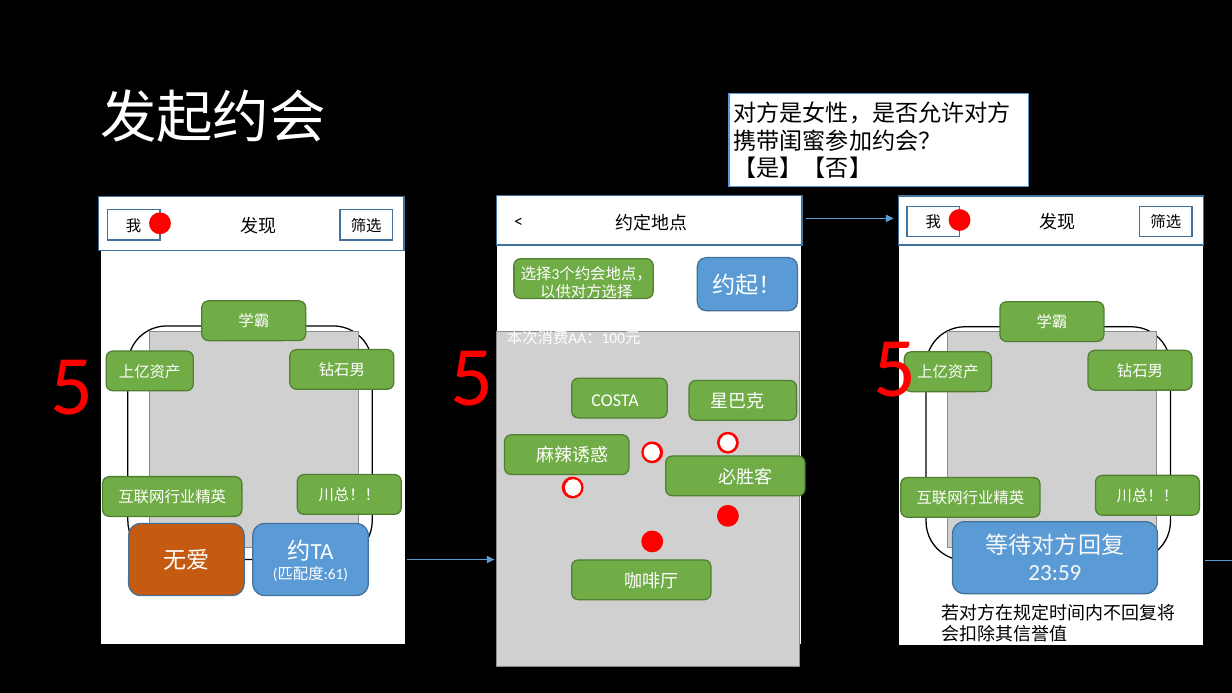
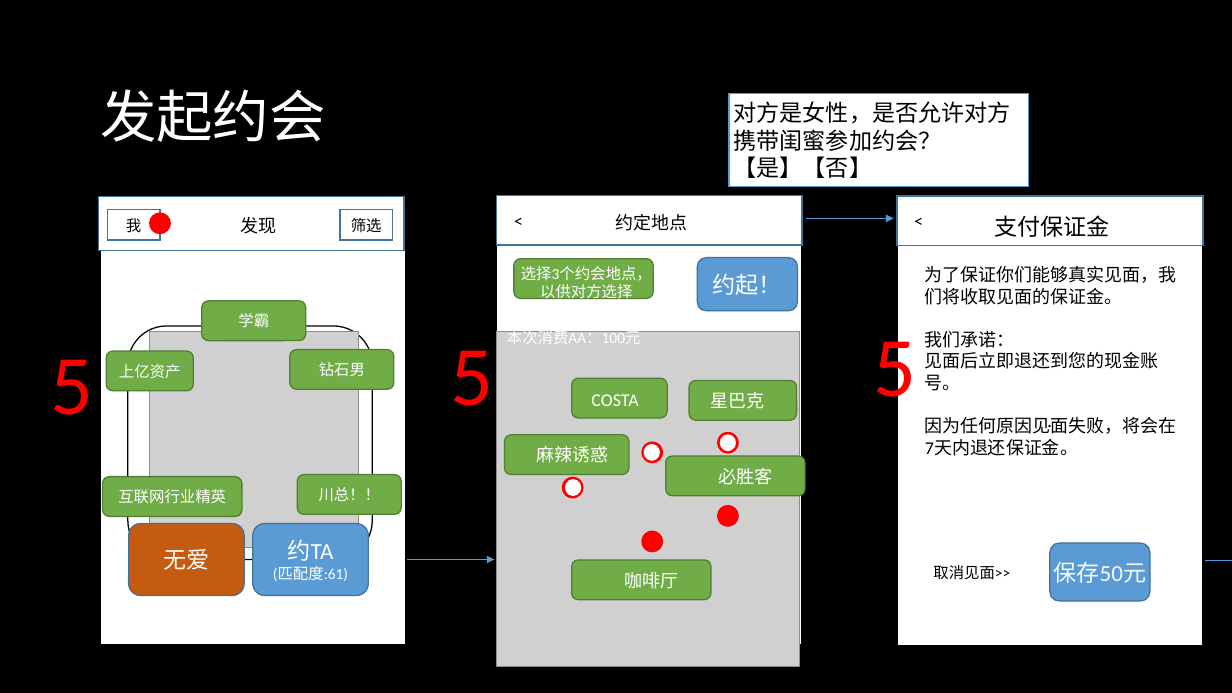
Before and after one commit to Flame-Team/FastOmiai, a slide deck: slide 17 of Docs/快.相亲.PRD.pptx. Drawn at 1232x693 pixels with LibreOffice and Linux fonts; fonts in the diff are those of the drawing; grey boxes stand for pictures; background and template pictures are left out. Boxes give left, top, right and bottom in pixels: in the first picture for what was removed or moved away, otherwise in the second. Text is boxed around its words. In the diff, an @@ line names an element or a change of style, - is before the commit and + after.

Commit message:
优化支付流程。

```diff
--- a/Docs/快.相亲.PRD.pptx
+++ b/Docs/快.相亲.PRD.pptx
@@ rectangle: place and size @@
-rectangle at (1140,206,1192,237)
+rectangle at (897,196,1203,246)
@@ rectangle added at (897,196,1203,645), fill #FFFFFF, outline #000000 1 pt @@
@@ rectangle removed at (908,206,960,237) @@
@@ text added at (910,205,932,237), 14 pt, text #000000 @@
+<
@@ freeform shape removed at (949,209,971,231) @@
@@ text removed at (926,214,941,229) @@
-我
@@ text added at (994,215,1109,237), 18 pt, text #000000 @@
+支付保证金
@@ text removed at (1040,213,1076,230) @@
-发现
@@ text removed at (1150,214,1181,229) @@
-筛选
@@ text added at (925,266,1177,456), 14 pt, text #000000 @@
+为了保证你们能够真实见面，我们将收取见面的保证金。
+我们承诺：
+见面后立即退还到您的现金账号。
+因为任何原因见面失败，将会在7天内退还保证金。
@@ rounded rectangle removed at (926,327,1171,561) @@
@@ rounded rectangle removed at (1000,302,1104,342) @@
@@ text removed at (1037,314,1068,328) @@
-学霸
@@ rounded rectangle removed at (905,352,992,392) @@
@@ picture removed at (947,332,1157,548) @@
@@ rounded rectangle removed at (1089,350,1193,390) @@
@@ text removed at (917,364,979,378) @@
-上亿资产
@@ text removed at (1117,363,1163,378) @@
-钻石男
@@ text added at (897,405,1203,436), 14 pt, text #000000 @@
+.
@@ text removed at (938,431,1160,457) @@
-王小川
@@ rounded rectangle removed at (901,478,1041,518) @@
@@ rounded rectangle removed at (1096,476,1201,516) @@
@@ text removed at (917,490,1025,504) @@
-互联网行业精英
@@ text removed at (1117,488,1179,502) @@
-川总！！
@@ text removed at (986,533,1125,580) @@
-等待对方回复
-23:59
@@ text added at (933,565,1010,580), 12 pt, text #000000 @@
+取消见面>>
@@ rounded rectangle: place and size @@
-rounded rectangle at (953,522,1158,594)
+rounded rectangle at (1050,543,1150,602)
@@ text added at (1054,562,1147,583), 18 pt, text #F8F8F8 @@
+保存50元
```
Also in this commit, not shown: 2 other slides changed, 1 slide added.
